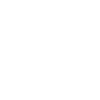
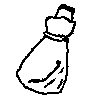
Before/after of a 100 × 100 layered artwork. What changed in the layer stack:
painted on "图层 3" over [16, 4, 76, 95]
